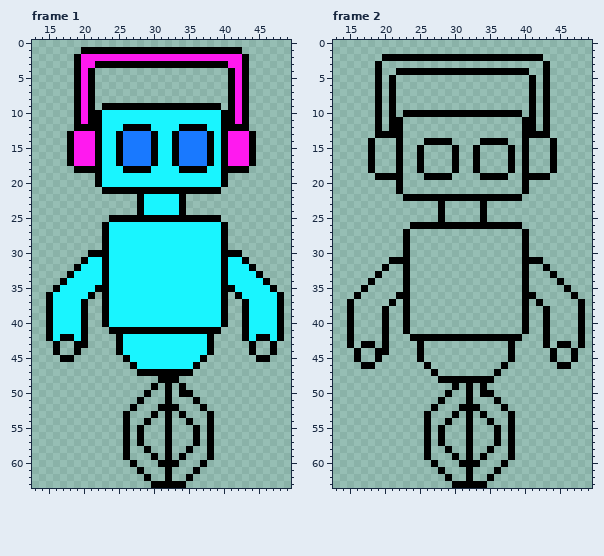
Pixel-art file, stored at Animation main/Sprite-Forehead.aseprite. Above: the version before the commit.
64x64 pixels, 6 frames. Shown: frame 1: x 13..49, y 0..63; frame 2: x 13..49, y 0..63.
New version:
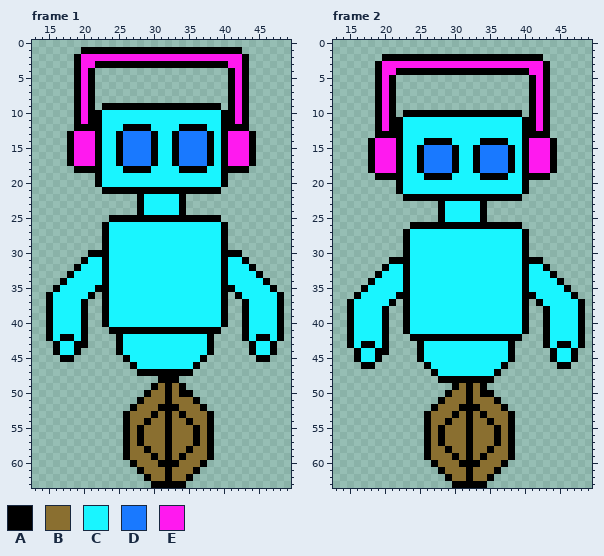
Palette (. is transparent): A #000000  B #8a6f30  C #19f5ff  D #1979ff  E #ff19ef
The author wrote: Assign weapon.png and bullet.png textures directly in scenes for Godot editor visibility
From old to new:
Frame 1, layers "Hand_01", "Tires_01":
y 43..44: x 17..18 .. -> CC; x 45..46 .. -> CC
y 49: x 31 . -> B; x 33 . -> B
y 50: x 30..31 .. -> BB; x 33 . -> B
y 51: x 29..31 ... -> BBB; x 33..35 ... -> BBB
y 52: x 28..30 ... -> BBB; x 34..36 ... -> BBB
y 53: x 27..29 ... -> BBB; x 31 . -> B; x 33 . -> B; x 35..37 ... -> BBB
y 54: x 27..28 .. -> BB; x 30..31 .. -> BB; x 33..34 .. -> BB; x 36..37 .. -> BB
y 55..57: x 27 . -> B; x 29..31 ... -> BBB; x 33..35 ... -> BBB; x 37 . -> B
y 58: x 27..28 .. -> BB; x 30..31 .. -> BB; x 33..34 .. -> BB; x 36..37 .. -> BB
y 59: x 27..29 ... -> BBB; x 31 . -> B; x 33 . -> B; x 35..37 ... -> BBB
y 60: x 28..30 ... -> BBB; x 34..36 ... -> BBB
y 61: x 29..31 ... -> BBB; x 33..35 ... -> BBB
y 62: x 30..31 .. -> BB; x 33..34 .. -> BB
Frame 2:
y 3: x 20..42 ....................... -> EEEEEEEEEEEEEEEEEEEEEEE
y 4: x 20..21 .. -> EE; x 41..42 .. -> EE
y 5..10: x 20 . -> E; x 42 . -> E
y 11..12: x 20 . -> E; x 23..39 ................. -> CCCCCCCCCCCCCCCCC; x 42 . -> E
y 13: x 23..39 ................. -> CCCCCCCCCCCCCCCCC
y 14: x 19..21 ... -> EEE; x 23..25 ... -> CCC; x 30..33 .... -> CCCC; x 38..39 .. -> CC; x 41..43 ... -> EEE
y 15..18: x 19..21 ... -> EEE; x 23..24 .. -> CC; x 26..29 .... -> DDDD; x 31..32 .. -> CC; x 34..37 .... -> DDDD; x 39 . -> C; x 41..43 ... -> EEE
y 19: x 23..25 ... -> CCC; x 30..33 .... -> CCCC; x 38..39 .. -> CC
y 20..21: x 23..39 ................. -> CCCCCCCCCCCCCCCCC
y 23..25: x 29..33 ..... -> CCCCC
y 27..31: x 24..39 ................ -> CCCCCCCCCCCCCCCC
y 32: x 21..22 .. -> CC; x 24..39 ................ -> CCCCCCCCCCCCCCCC; x 41..42 .. -> CC
y 33: x 20..22 ... -> CCC; x 24..39 ................ -> CCCCCCCCCCCCCCCC; x 41..43 ... -> CCC
y 34: x 19..22 .... -> CCCC; x 24..39 ................ -> CCCCCCCCCCCCCCCC; x 41..44 .... -> CCCC
y 35: x 18..22 ..... -> CCCCC; x 24..39 ................ -> CCCCCCCCCCCCCCCC; x 41..45 ..... -> CCCCC
y 36: x 17..21 ..... -> CCCCC; x 24..39 ................ -> CCCCCCCCCCCCCCCC; x 42..46 ..... -> CCCCC
y 37: x 16..20 ..... -> CCCCC; x 24..39 ................ -> CCCCCCCCCCCCCCCC; x 43..47 ..... -> CCCCC
y 38..41: x 16..19 .... -> CCCC; x 24..39 ................ -> CCCCCCCCCCCCCCCC; x 44..47 .... -> CCCC
y 42: x 16..19 .... -> CCCC; x 44..47 .... -> CCCC
y 43: x 16 . -> C; x 19 . -> C; x 26..37 ............ -> CCCCCCCCCCCC; x 44 . -> C; x 47 . -> C
y 44..45: x 17..18 .. -> CC; x 26..37 ............ -> CCCCCCCCCCCC; x 45..46 .. -> CC
y 46: x 27..36 .......... -> CCCCCCCCCC
y 47: x 28..35 ........ -> CCCCCCCC
y 49: x 31 . -> B; x 33 . -> B
y 50: x 30..31 .. -> BB; x 33 . -> B
y 51: x 29..31 ... -> BBB; x 33..35 ... -> BBB
y 52: x 28..30 ... -> BBB; x 34..36 ... -> BBB
y 53: x 27..29 ... -> BBB; x 31 . -> B; x 33 . -> B; x 35..37 ... -> BBB
y 54: x 27..28 .. -> BB; x 30..31 .. -> BB; x 33..34 .. -> BB; x 36..37 .. -> BB
y 55..57: x 27 . -> B; x 29..31 ... -> BBB; x 33..35 ... -> BBB; x 37 . -> B
y 58: x 27..28 .. -> BB; x 30..31 .. -> BB; x 33..34 .. -> BB; x 36..37 .. -> BB
y 59: x 27..29 ... -> BBB; x 31 . -> B; x 33 . -> B; x 35..37 ... -> BBB
y 60: x 28..30 ... -> BBB; x 34..36 ... -> BBB
y 61: x 29..31 ... -> BBB; x 33..35 ... -> BBB
y 62: x 30..31 .. -> BB; x 33..34 .. -> BB
Where, in picture pixels (left, top, right, bottom), the same in both pictures:
added: (60, 341, 74, 355)
added: (256, 341, 270, 355)
added: (130, 383, 207, 481)
added: (354, 61, 578, 481)
